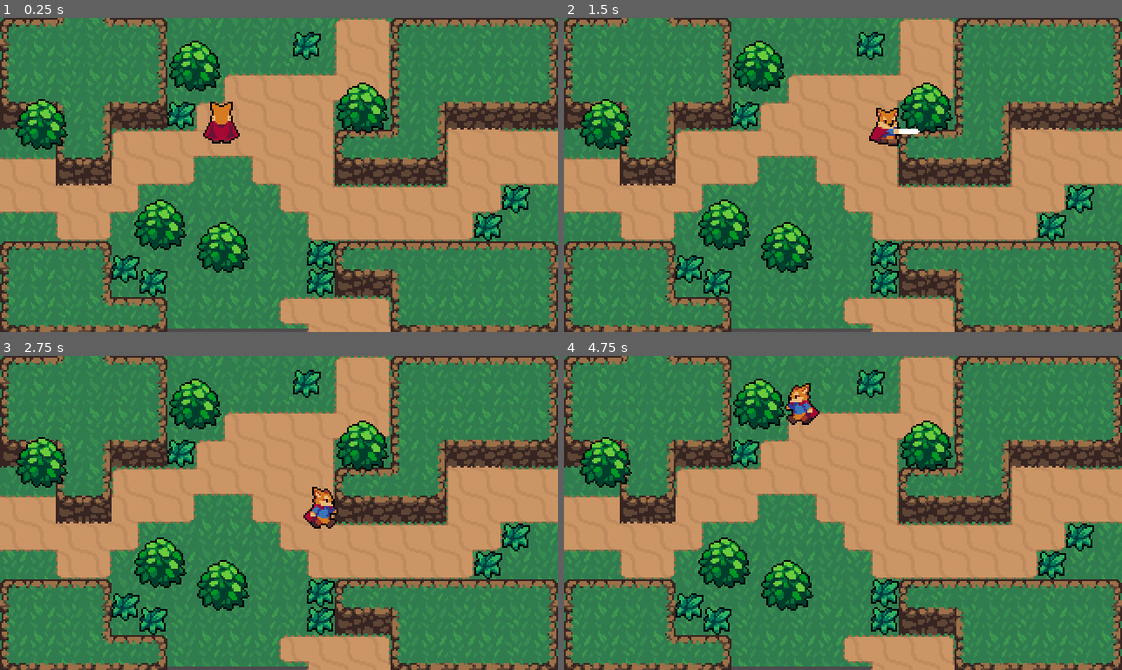
Above: before the commit, frames 1-4 (two rows, left to right).
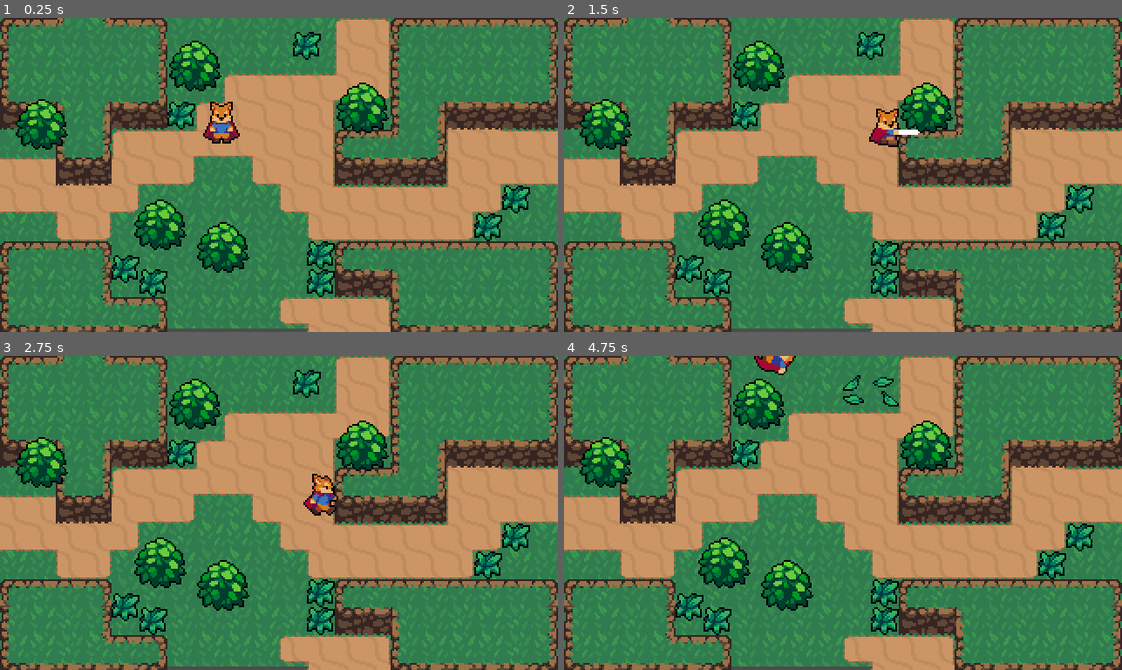
Above: after the commit, the same moments.

Repository: samkeen/ActionRpgTutorial
Game: Godot game, scene res://World/World.tscn
Same seed, same stepped clock (60 frames per second), same inputs: the game is played once before the commit and once after it.
Inputs:
- Up to frame 1 (0.25 s): no input
- Up to frame 2 (1.5 s): tap Enter at 0.5 s; hold Right (ui_right) 0.53-1.28 s; tap K (roll, bound only after the commit) at 0.6 s; hold Down (ui_down) from 1.28 s (still down); tap J (attack) at 1.35 s
- Up to frame 3 (2.75 s): tap K (roll, bound only after the commit) at 1.55, 2.1 s; release Down (ui_down) at 2.03 s; hold Right (ui_right) from 2.03 s (still down)
- Up to frame 4 (4.75 s): release Right (ui_right) at 2.78 s; hold Up (ui_up) 2.78-3.53 s; tap K (roll, bound only after the commit) at 2.85, 3.8, 4.35 s; hold Left (ui_left) from 3.53 s (still down); tap J (attack) at 3.6 s

The runs differ from the first frame. In frame 1, 0.3% of the frame differs, in the area x 37-43%, y 27-40%; in frame 2, 0.2%; in frame 3, 0.7%; in frame 4, 1.5%, in the area x 34-60%, y 0-22%.

Commit message:
have rolling

Diff:
--- a/Hit and Hurt Boxes/HitBox.tscn
+++ b/Hit and Hurt Boxes/HitBox.tscn
@@ -1,5 +1,7 @@
 [gd_scene format=2]
 
 [node name="HitBox" type="Area2D"]
+collision_layer = 0
+collision_mask = 0
 
 [node name="CollisionShape2D" type="CollisionShape2D" parent="."]
--- a/Player/Player.gd
+++ b/Player/Player.gd
@@ -2,12 +2,16 @@
 
 const ACCELERATION = 500
 const MAX_SPEED = 80
+const ROLL_SPEED = 120
 const FRICTION = 500
 
 enum {MOVE, ROLL, ATTACK}
 
 var state
 var velocity = Vector2.ZERO
+# this allows us to role in the direction of movement. (we start by facing down,
+#   so start roll vector as down.
+var roll_vector = Vector2.DOWN
 
 onready var animationPlayer = $AnimationPlayer
 onready var animationTree = $AnimationTree
@@ -18,17 +22,17 @@
 func _ready():
 	state = MOVE
 	animationTree.active = true
+	animationTree.set("parameters/Idle/blend_position", Vector2.DOWN)
 
 
 func _physics_process(delta):
 	match state:
 		MOVE:
 			move_state(delta)
+		ROLL:
+			roll_state(delta)
 		ATTACK:
 			attack_state(delta)
-		ROLL:
-			pass
-
 
 func move_state(delta:float):
 	var input_vector:Vector2 = Vector2.ZERO
@@ -36,25 +40,43 @@
 	input_vector.y = Input.get_action_strength("ui_down") - Input.get_action_strength("ui_up")
 	input_vector = input_vector.normalized()
 	if input_vector != Vector2.ZERO:
+		roll_vector = input_vector
 		#
 		animationTree.set("parameters/Idle/blend_position", input_vector)
 		animationTree.set("parameters/Run/blend_position", input_vector)
 		animationTree.set("parameters/Attack/blend_position", input_vector)
+		animationTree.set("parameters/Roll/blend_position", input_vector)
 		animationState.travel("Run")
 		velocity = velocity.move_toward(input_vector * MAX_SPEED, ACCELERATION * delta)
 	else:
 		animationState.travel("Idle")
 		velocity = velocity.move_toward(Vector2.ZERO, FRICTION * delta)
 
-	# Note: move_and_slide handles (* delta) for us
-	velocity = move_and_slide(velocity)
+	move()
+
+	if Input.is_action_just_pressed("roll"):
+		state = ROLL
 
 	if Input.is_action_just_pressed("attack"):
 		state = ATTACK
+
+func roll_state(delta):
+	velocity = roll_vector * ROLL_SPEED
+	animationState.travel("Roll")
+	move()
 
 func attack_state(delta:float):
 	velocity = Vector2.ZERO
 	animationState.travel("Attack")
 
+func move():
+	# Note: move_and_slide handles (* delta) for us
+	velocity = move_and_slide(velocity)
+
 func on_attack_animation_finished():
 	state = MOVE
+
+func on_roll_animation_finished():
+	# reduce so we don't slide as much at end of roll
+	velocity = velocity * 0.8
+	state = MOVE
--- a/Player/Player.tscn
+++ b/Player/Player.tscn
@@ -290,6 +290,126 @@
 "transitions": PoolRealArray( 1 ),
 "update": 1,
 "values": [ 6 ]
+}
+
+[sub_resource type="Animation" id=36]
+resource_name = "RollDown"
+length = 0.5
+tracks/0/type = "value"
+tracks/0/path = NodePath("Sprite:frame")
+tracks/0/interp = 1
+tracks/0/loop_wrap = true
+tracks/0/imported = false
+tracks/0/enabled = true
+tracks/0/keys = {
+"times": PoolRealArray( 0, 0.1, 0.2, 0.3, 0.4 ),
+"transitions": PoolRealArray( 1, 1, 1, 1, 1 ),
+"update": 1,
+"values": [ 55, 56, 57, 58, 59 ]
+}
+tracks/1/type = "method"
+tracks/1/path = NodePath(".")
+tracks/1/interp = 1
+tracks/1/loop_wrap = true
+tracks/1/imported = false
+tracks/1/enabled = true
+tracks/1/keys = {
+"times": PoolRealArray( 0.5 ),
+"transitions": PoolRealArray( 1 ),
+"values": [ {
+"args": [  ],
+"method": "on_roll_animation_finished"
+} ]
+}
+
+[sub_resource type="Animation" id=37]
+resource_name = "RollLeft"
+length = 0.5
+tracks/0/type = "value"
+tracks/0/path = NodePath("Sprite:frame")
+tracks/0/interp = 1
+tracks/0/loop_wrap = true
+tracks/0/imported = false
+tracks/0/enabled = true
+tracks/0/keys = {
+"times": PoolRealArray( 0, 0.1, 0.2, 0.3, 0.4 ),
+"transitions": PoolRealArray( 1, 1, 1, 1, 1 ),
+"update": 1,
+"values": [ 50, 51, 52, 53, 54 ]
+}
+tracks/1/type = "method"
+tracks/1/path = NodePath(".")
+tracks/1/interp = 1
+tracks/1/loop_wrap = true
+tracks/1/imported = false
+tracks/1/enabled = true
+tracks/1/keys = {
+"times": PoolRealArray( 0.5 ),
+"transitions": PoolRealArray( 1 ),
+"values": [ {
+"args": [  ],
+"method": "on_roll_animation_finished"
+} ]
+}
+
+[sub_resource type="Animation" id=38]
+resource_name = "RollRight"
+length = 0.5
+tracks/0/type = "value"
+tracks/0/path = NodePath("Sprite:frame")
+tracks/0/interp = 1
+tracks/0/loop_wrap = true
+tracks/0/imported = false
+tracks/0/enabled = true
+tracks/0/keys = {
+"times": PoolRealArray( 0, 0.1, 0.2, 0.3, 0.4 ),
+"transitions": PoolRealArray( 1, 1, 1, 1, 1 ),
+"update": 1,
+"values": [ 40, 41, 42, 43, 44 ]
+}
+tracks/1/type = "method"
+tracks/1/path = NodePath(".")
+tracks/1/interp = 1
+tracks/1/loop_wrap = true
+tracks/1/imported = false
+tracks/1/enabled = true
+tracks/1/keys = {
+"times": PoolRealArray( 0.5 ),
+"transitions": PoolRealArray( 1 ),
+"values": [ {
+"args": [  ],
+"method": "on_roll_animation_finished"
+} ]
+}
+
+[sub_resource type="Animation" id=39]
+resource_name = "RollUp"
+length = 0.5
+tracks/0/type = "value"
+tracks/0/path = NodePath("Sprite:frame")
+tracks/0/interp = 1
+tracks/0/loop_wrap = true
+tracks/0/imported = false
+tracks/0/enabled = true
+tracks/0/keys = {
+"times": PoolRealArray( 0, 0.1, 0.2, 0.3, 0.4 ),
+"transitions": PoolRealArray( 1, 1, 1, 1, 1 ),
+"update": 1,
+"values": [ 45, 46, 47, 48, 49 ]
+}
+tracks/1/type = "method"
+tracks/1/path = NodePath(".")
+tracks/1/interp = 1
+tracks/1/loop_wrap = true
+tracks/1/imported = false
+tracks/1/enabled = true
+tracks/1/keys = {
+"times": PoolRealArray( 0.5 ),
+"transitions": PoolRealArray( 1 ),
+"values": [ {
+"args": [  ],
+"method": "on_roll_animation_finished"
+} ]
 }
 
 [sub_resource type="Animation" id=6]
@@ -406,6 +526,29 @@
 max_space = Vector2( 1, 1.1 )
 blend_mode = 1
 
+[sub_resource type="AnimationNodeAnimation" id=43]
+animation = "RollLeft"
+
+[sub_resource type="AnimationNodeAnimation" id=45]
+animation = "RollRight"
+
+[sub_resource type="AnimationNodeAnimation" id=46]
+animation = "RollUp"
+
+[sub_resource type="AnimationNodeAnimation" id=47]
+animation = "RollDown"
+
+[sub_resource type="AnimationNodeBlendSpace2D" id=40]
+blend_point_0/node = SubResource( 43 )
+blend_point_0/pos = Vector2( -1, 0 )
+blend_point_1/node = SubResource( 45 )
+blend_point_1/pos = Vector2( 1, 0 )
+blend_point_2/node = SubResource( 46 )
+blend_point_2/pos = Vector2( 0, -1 )
+blend_point_3/node = SubResource( 47 )
+blend_point_3/pos = Vector2( 0, 1 )
+blend_mode = 1
+
 [sub_resource type="AnimationNodeAnimation" id=15]
 animation = "RunLeft"
 
@@ -439,14 +582,20 @@
 
 [sub_resource type="AnimationNodeStateMachineTransition" id=34]
 
+[sub_resource type="AnimationNodeStateMachineTransition" id=41]
+
+[sub_resource type="AnimationNodeStateMachineTransition" id=42]
+
 [sub_resource type="AnimationNodeStateMachine" id=22]
 states/Attack/node = SubResource( 32 )
 states/Attack/position = Vector2( 640.5, 292 )
 states/Idle/node = SubResource( 14 )
 states/Idle/position = Vector2( 506.5, 155 )
+states/Roll/node = SubResource( 40 )
+states/Roll/position = Vector2( 505.5, 31 )
 states/Run/node = SubResource( 19 )
 states/Run/position = Vector2( 812.5, 153.75 )
-transitions = [ "Idle", "Run", SubResource( 20 ), "Run", "Idle", SubResource( 21 ), "Idle", "Attack", SubResource( 33 ), "Attack", "Idle", SubResource( 34 ) ]
+transitions = [ "Idle", "Run", SubResource( 20 ), "Run", "Idle", SubResource( 21 ), "Idle", "Attack", SubResource( 33 ), "Attack", "Idle", SubResource( 34 ), "Roll", "Idle", SubResource( 41 ), "Idle", "Roll", SubResource( 42 ) ]
 start_node = "Idle"
 
 [sub_resource type="AnimationNodeStateMachinePlayback" id=23]
@@ -462,7 +611,7 @@
 position = Vector2( 0, -9 )
 texture = ExtResource( 1 )
 hframes = 60
-frame = 36
+frame = 18
 
 [node name="CollisionShape2D" type="CollisionShape2D" parent="."]
 rotation = 1.5708
@@ -477,6 +626,10 @@
 anims/IdleLeft = SubResource( 3 )
 anims/IdleRight = SubResource( 4 )
 anims/IdleUp = SubResource( 5 )
+anims/RollDown = SubResource( 36 )
+anims/RollLeft = SubResource( 37 )
+anims/RollRight = SubResource( 38 )
+anims/RollUp = SubResource( 39 )
 anims/RunDown = SubResource( 6 )
 anims/RunLeft = SubResource( 7 )
 anims/RunRight = SubResource( 8 )
@@ -488,6 +641,7 @@
 parameters/playback = SubResource( 23 )
 parameters/Attack/blend_position = Vector2( 0.0058322, 0.817143 )
 parameters/Idle/blend_position = Vector2( -0.857627, -0.906022 )
+parameters/Roll/blend_position = Vector2( -0.83939, -0.0465306 )
 parameters/Run/blend_position = Vector2( 0, 0 )
 
 [node name="HitboxPivot" type="Position2D" parent="."]
--- a/World/Grass.tscn
+++ b/World/Grass.tscn
@@ -16,6 +16,7 @@
 offset = Vector2( -8, -8 )
 
 [node name="HurtBox" parent="." instance=ExtResource( 3 )]
+collision_layer = 2147483656
 
 [node name="CollisionShape2D" parent="HurtBox" index="0"]
 position = Vector2( 8, 8 )
--- a/World/World.tscn
+++ b/World/World.tscn
@@ -526,6 +526,7 @@
 [node name="DirtCliffTileMap" type="TileMap" parent="."]
 tile_set = SubResource( 2 )
 cell_size = Vector2( 32, 32 )
+collision_mask = 0
 format = 1
 tile_data = PoolIntArray( -65535, 0, 3, 0, 0, 0, 1, 0, 131080, 2, 0, 2, 7, 0, 0, 8, 0, 1, 9, 0, 2, 65536, 0, 131072, 65 …(346 unchanged characters)…
 
--- a/project.godot
+++ b/project.godot
@@ -83,8 +83,14 @@
 }
 attack={
 "deadzone": 0.5,
-"events": [ Object(InputEventKey,"resource_local_to_scene":false,"resource_name":"","device":0,"alt":false,"shift":false,"control":false,"meta":false,"command":false,"pressed":false,"scancode":32,"unicode":0,"echo":false,"script":null)
+"events": [ Object(InputEventKey,"resource_local_to_scene":false,"resource_name":"","device":0,"alt":false,"shift":false,"control":false,"meta":false,"command":false,"pressed":false,"scancode":90,"unicode":0,"echo":false,"script":null)
 , Object(InputEventKey,"resource_local_to_scene":false,"resource_name":"","device":0,"alt":false,"shift":false,"control":false,"meta":false,"command":false,"pressed":false,"scancode":74,"unicode":0,"echo":false,"script":null)
+ ]
+}
+roll={
+"deadzone": 0.5,
+"events": [ Object(InputEventKey,"resource_local_to_scene":false,"resource_name":"","device":0,"alt":false,"shift":false,"control":false,"meta":false,"command":false,"pressed":false,"scancode":75,"unicode":0,"echo":false,"script":null)
+, Object(InputEventKey,"resource_local_to_scene":false,"resource_name":"","device":0,"alt":false,"shift":false,"control":false,"meta":false,"command":false,"pressed":false,"scancode":88,"unicode":0,"echo":false,"script":null)
  ]
 }
 
Not shown: 1 places in Player/Player.tscn that only renumber resources
